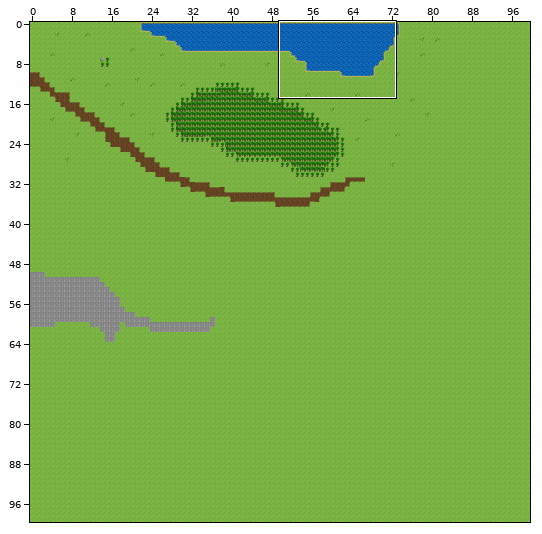
Tiled map -- public/images/map.tmx. Above, an overview of the earlier version with the close-up marked.
Close-up. Before the edit:
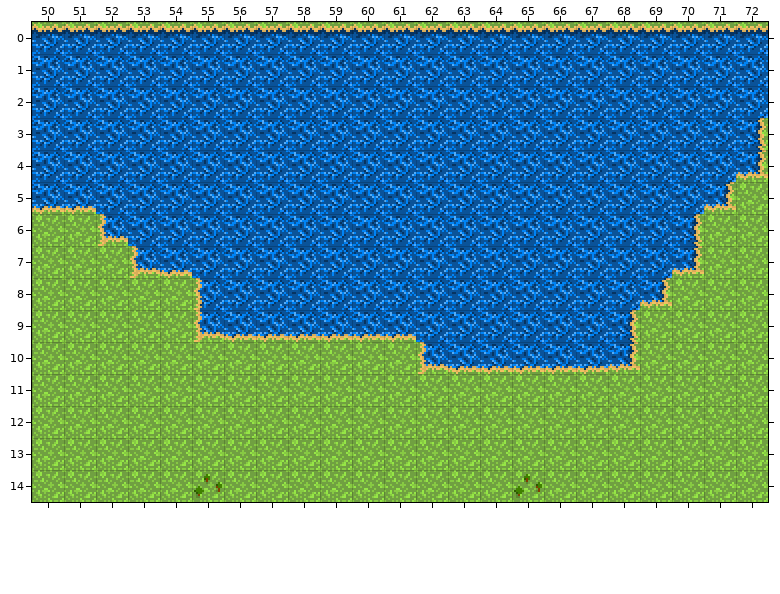
Cells are 16x16 px. Shown: x 50..72, y 0..14.
After:
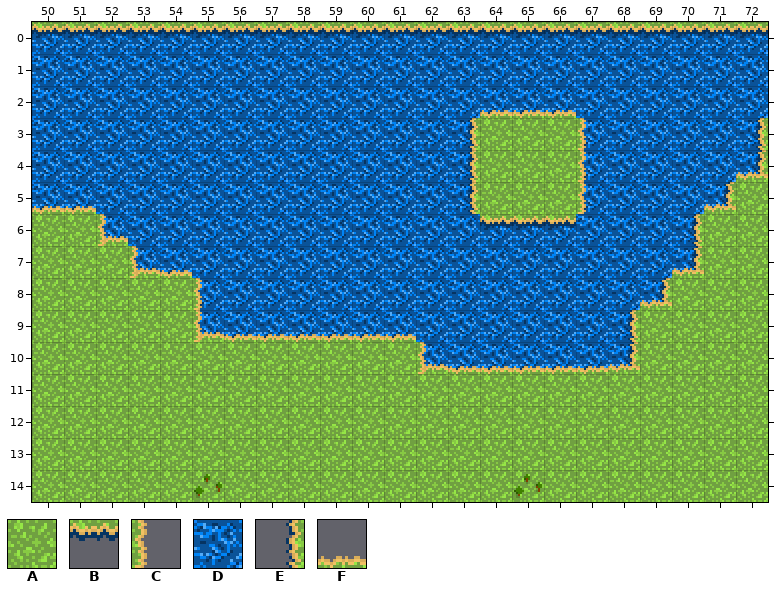
Key: from "map_sprites": A 5, B 7, C 12, D 16, E 23, F 24.
_ is an empty cell.
Tiles replaced or removed in this view: D.
Edits made:
Changed rows in their new state; . is an unchanged cell.
Layer "Tile Layer 1":
first column x 64:
 3 AAA
 4 AAA
 5 AAA
Layer "Decorations":
first column x 63:
 2 .FFF.
 3 E...C
 4 E...C
 5 E...C
 6 .BBB.
Changed places in both close-ups, as pixel boxes (x1, y1, x2, y2):
changed: (468, 110, 586, 228)
